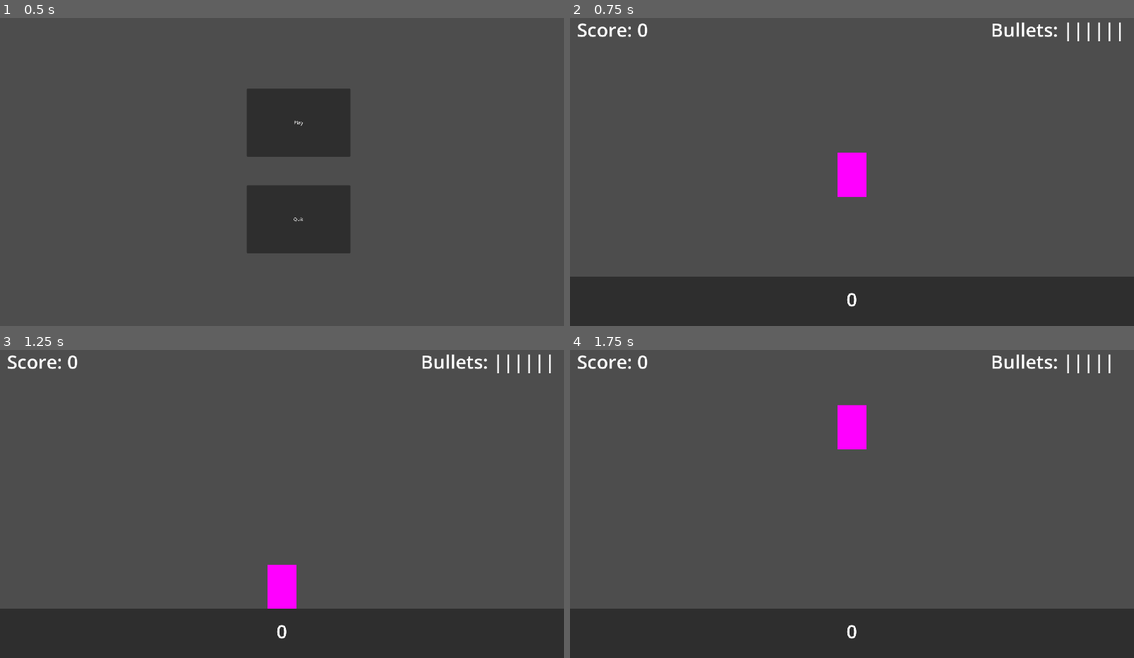
Above: before the commit, frames 1-4 (two rows, left to right).
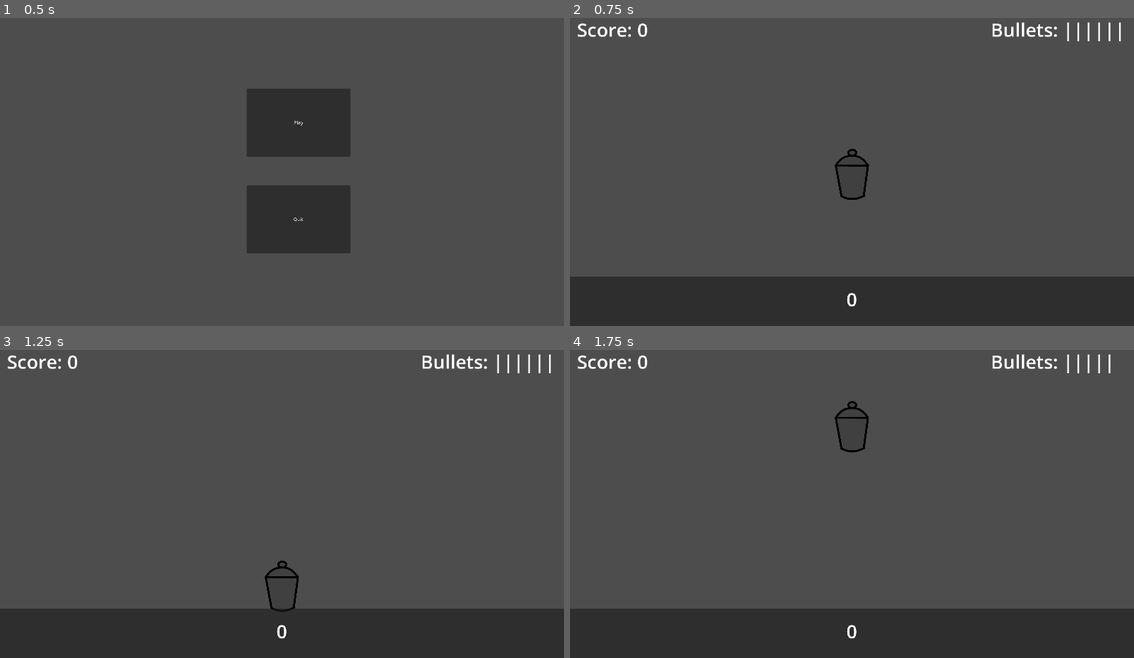
Above: after the commit, the same moments.

Repository: auspiciousArtifice/catastrophic-saloon
Game: Godot game, scene res://main_menu.tscn
Two runs of this game, one before a commit and one after it. Both use one fixed random seed, a clock stepped at 60 frames per second and the inputs below.
Inputs (mouse positions are in pixels of both pictures, inside the frame that each line leads up to):
- Up to frame 1 (0.5 s): no input
- Up to frame 2 (0.75 s): click "Play" at 0.5 s
- Up to frame 3 (1.25 s): no input
- Up to frame 4 (1.75 s): tap Enter (ui_accept) at 1.25, 1.52 s; move the mouse to (852, 587) at 1.27 s; hold Up (ui_up) from 1.28 s (still down); click (852, 587) at 1.35 s

Frame 1 is identical in both runs. In frame 2, 0.8% of the frame differs, in the area x 46-54%, y 42-60%; in frame 3, 0.8%; in frame 4, 0.8%, in the area x 46-53%, y 16-34%.

Commit message:
Replaces placeholder texture with shaker cup

Diff:
--- a/bar.tscn
+++ b/bar.tscn
@@ -2,12 +2,11 @@
 
 [ext_resource type="Script" path="res://scripts/bar.gd" id="1_gdwpw"]
 [ext_resource type="Script" path="res://scripts/shaker.gd" id="1_wbpji"]
+[ext_resource type="Texture2D" uid="uid://ba02ddjsp1cka" path="res://assets/full_shaker.png" id="3_y2s3a"]
 [ext_resource type="Script" path="res://scripts/score_counter.gd" id="7_d246b"]
 
 [sub_resource type="RectangleShape2D" id="RectangleShape2D_abu3o"]
 size = Vector2(25, 35)
-
-[sub_resource type="PlaceholderTexture2D" id="PlaceholderTexture2D_uia2r"]
 
 [sub_resource type="PhysicsMaterial" id="PhysicsMaterial_2yuum"]
 friction = 0.0
@@ -105,8 +104,9 @@
 
 [node name="ShakerSprite" type="Sprite2D" parent="Shaker"]
 z_index = -1
-scale = Vector2(100, 150)
-texture = SubResource("PlaceholderTexture2D_uia2r")
+position = Vector2(10.1858, 4)
+scale = Vector2(0.474536, 0.463047)
+texture = ExtResource("3_y2s3a")
 
 [node name="ShakerRayCast" type="RayCast2D" parent="Shaker"]
 target_position = Vector2(0, 108)
